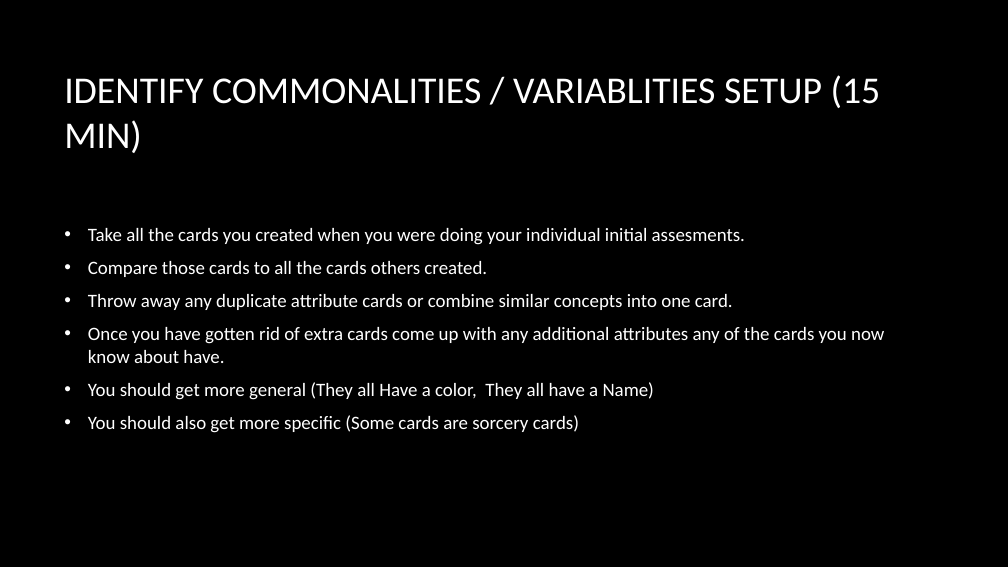
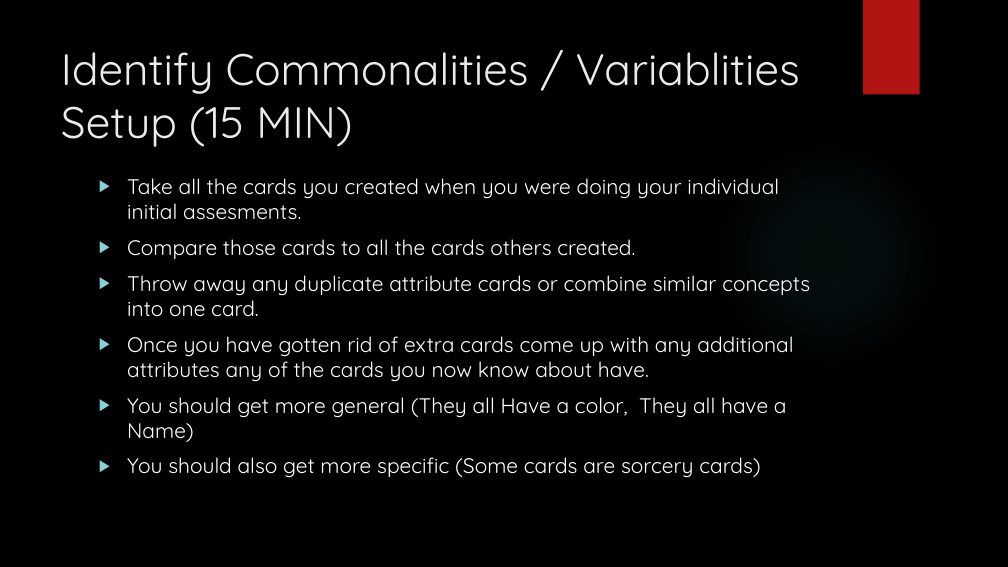
Before and after one commit to dundane/CSC360Demos, a slide deck: slide 62 of CSC360Demo/Design Patterns Slide Show.pptx (slide 60 before the commit). Drawn at 1008x567 pixels with LibreOffice and Linux fonts; fonts in the diff are those of the drawing; background and template pictures are left out. Boxes give left, top, right and bottom in pixels: in the first picture for what was removed or moved away, otherwise in the second. Text is boxed around its words. In the diff, an @@ line names an element or a change of style, - is before the commit and + after.

```diff
--- a/CSC360Demo/Design Patterns Slide Show.pptx
+++ b/CSC360Demo/Design Patterns Slide Show.pptx
@@ rectangle added at (863, 0, 920, 95), fill #B01513 @@
@@ title "Identify Commonalities / Variablities Setup ..." at (61, 52, 800, 147): vertical alignment middle to top @@
@@ title at (61, 52, 800, 147): text changed; size 36 to 42 pt; font Calibri to Quicksand; text colour #FFFFFF to #EBEBEB @@
-IDENTIFY COMMONALITIES / VARIABLITIES SETUP (15 MIN)
+Identify Commonalities / Variablities Setup (15 MIN)
@@ ellipse added at (712, 138, 944, 371), fill gradient #50B9C1 @@
@@ text "Take all the cards you ...": place and size @@
-text "Take all the cards you ..." at (88, 228, 884, 433)
+text "Take all the cards you ..." at (127, 178, 810, 478)
@@ text "Take all the cards you ..." at (127, 178, 810, 478): size 18 to 20 pt, font Calibri to Quicksand; bullet • to ▶; bullet colour #FFFFFF to #8AD0D6; vertical alignment middle to top @@
```
Also in this commit, not shown: 121 other slides changed, 6 slides added, 1 slide removed, 55 other files.
